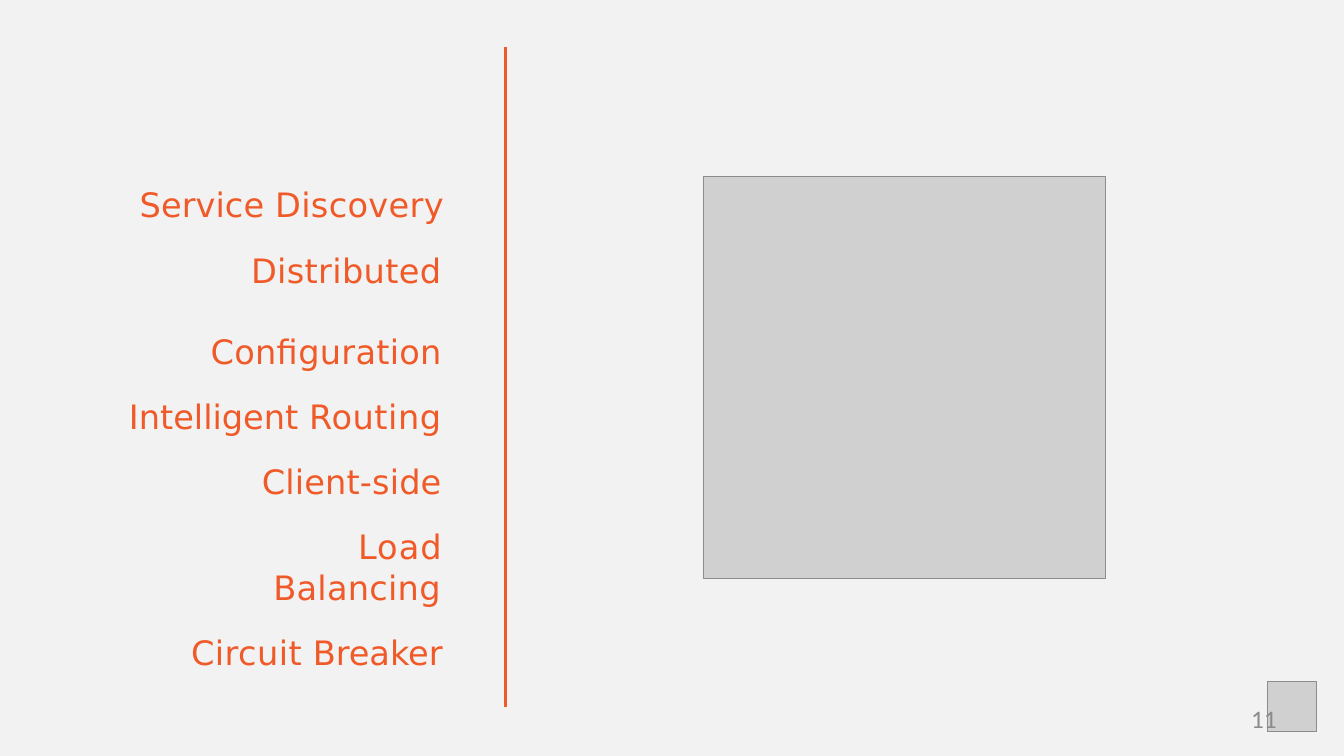
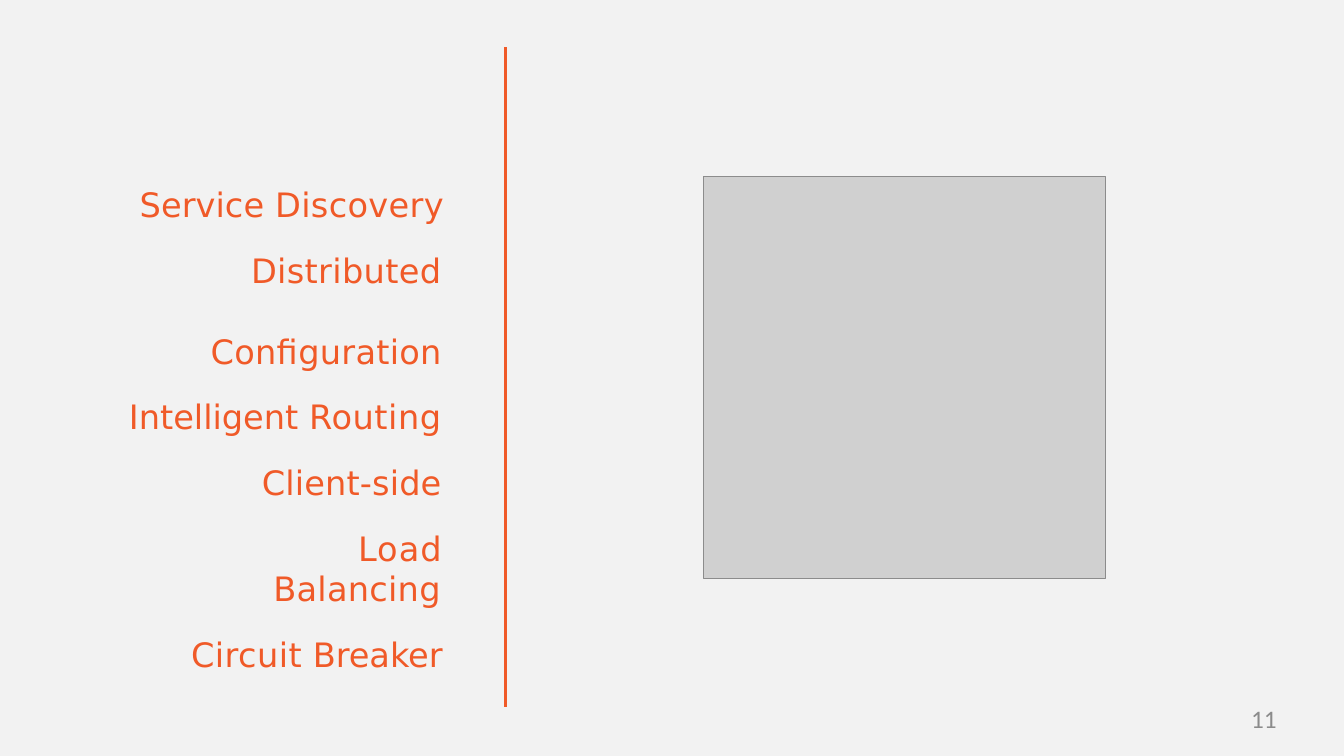
Before and after one commit to StevenJoseph19/Microservices-Spring, a slide deck: slide 11 of 4. Microservices with Spring Cloud/Day 5/Slides/2. Getting Familiar with Spring Cloud/getting-familiar-with-spring-cloud-slides.pptx. Drawn at 1344x756 pixels with LibreOffice and Linux fonts; fonts in the diff are those of the drawing; grey boxes stand for pictures. Boxes give left, top, right and bottom in pixels: in the first picture for what was removed or moved away, otherwise in the second. Text is boxed around its words. In the diff, an @@ line names an element or a change of style, - is before the commit and + after.

```diff
--- a/4. Microservices with Spring Cloud/Day 5/Slides/2. Getting Familiar with Spring Cloud/getting-familiar-with-spring-cloud-slides.pptx
+++ b/4. Microservices with Spring Cloud/Day 5/Slides/2. Getting Familiar with Spring Cloud/getting-familiar-with-spring-cloud-slides.pptx
@@ text at [129,403,442,562]: line spacing 1.62 to 1.63 @@
@@ picture removed at [1267,682,1317,731] @@
```
Also in this commit, not shown: 6 other slides changed, 6 other files.
